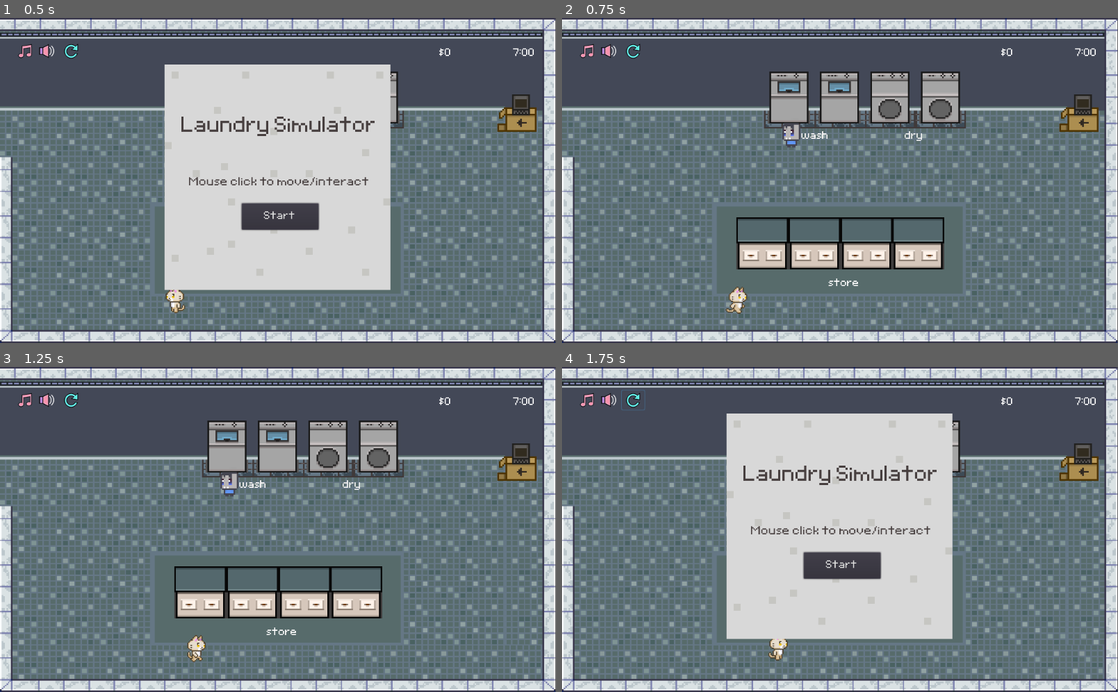
Above: before the commit, frames 1-4 (two rows, left to right).
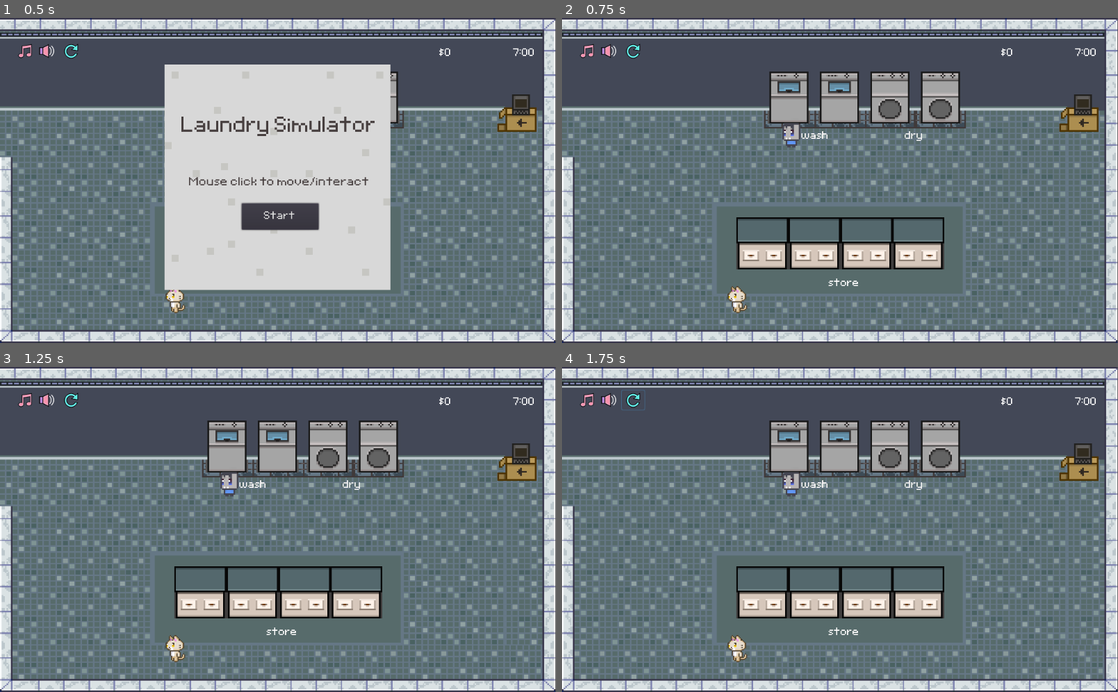
Above: after the commit, the same moments.

Repository: 924036076/laundry_simulator
Game: Godot game, scene res://levels/base_level/Laundry Scene.tscn
Same seed, same stepped clock (60 frames per second), same inputs: the game is played once before the commit and once after it. Sound files missing from this copy of the repository are replaced by a short silence.
Inputs (mouse positions are in pixels of both pictures, inside the frame that each line leads up to):
- Up to frame 1 (0.5 s): no input
- Up to frame 2 (0.75 s): click "Start" at 0.5 s
- Up to frame 3 (1.25 s): no input
- Up to frame 4 (1.75 s): click (634, 399) at 1.25 s

Frame 1 is identical in both runs. In frame 2, 0.2% of the frame differs, in the area x 29-34%, y 82-92%; in frame 3, 0.4%; in frame 4, 28%, in the area x 29-71%, y 14-91%.
Error after the commit: Parse Error: Can't preload resource at path: res://characters/customers/base_customer/customer.tscn (res://levels/base_level/SpawnPoint.gd:32)

Commit message:
renamed customer area2d gd file to be more descriptive

Diff:
--- a/characters/customers/base_customer/Area2D.gd
+++ /dev/null
@@ -1,42 +0,0 @@
-extends "res://models/laundry_holder/LaundryHolder.gd"
-
-signal released
-signal returned
-signal disallowed_customer_action
-signal modulate
-var initialized := false
-
-func _ready() -> void:
-	offset = Vector2()
-	can_receive = false
-	laundry_parent = $HandPos
-
-func _calculate_radius() -> void:
-	radius =  $CollisionShape2D.shape.radius
-
-func set_target(boolean) -> void:
-	is_target = boolean
-
-func unload_laundry() -> Node2D:
-	var laundry_to_give := .unload_laundry()
-	if laundry_to_give:
-		emit_signal("released")
-		return laundry_to_give
-	return null
-
-func load_laundry(laundry_in : Node2D) -> void:
-	.load_laundry(laundry_in)
-	if !laundry: return
-	if initialized: emit_signal("returned")
-	else: initialized = true
-
-func set_state_pickup() -> void:
-	can_give = false
-	can_receive = true
-
-func disallowed_action() -> void:
-	emit_signal("disallowed_customer_action")
-
-func modulate() -> void:
-	if mouse_over and interactable: emit_signal("modulate", selected_modulation)
-	else: emit_signal("modulate", default_modulation)
--- a/characters/customers/base_customer/customer.tscn
+++ b/characters/customers/base_customer/customer.tscn
@@ -1,11 +1,12 @@
 [gd_scene load_steps=19 format=2]
 
-[ext_resource path="res://characters/customers/base_customer/Area2D.gd" type="Script" id=1]
+[ext_resource path="res://characters/customers/base_customer/Bumper.gd" type="Script" id=1]
 [ext_resource path="res://models/Ticket/Ticket.tscn" type="PackedScene" id=2]
 [ext_resource path="res://characters/base_character/base_character.tscn" type="PackedScene" id=3]
 [ext_resource path="res://characters/customers/base_customer/customer.gd" type="Script" id=4]
 [ext_resource path="res://characters/customers/base_customer/sprite.png" type="Texture" id=5]
 [ext_resource path="res://characters/expressions/exclamation mark.png" type="Texture" id=6]
+
 
 [sub_resource type="Animation" id=1]
 resource_name = "idle_down"
--- a/characters/customers/old_lady/OldLady.tscn
+++ b/characters/customers/old_lady/OldLady.tscn
@@ -8,7 +8,6 @@
 
 [node name="Customer" instance=ExtResource( 1 )]
 script = ExtResource( 2 )
-navNodePath = null
 
 [node name="CollisionShape2D" parent="." index="0"]
 position = Vector2( -2.6893, 19.8796 )
